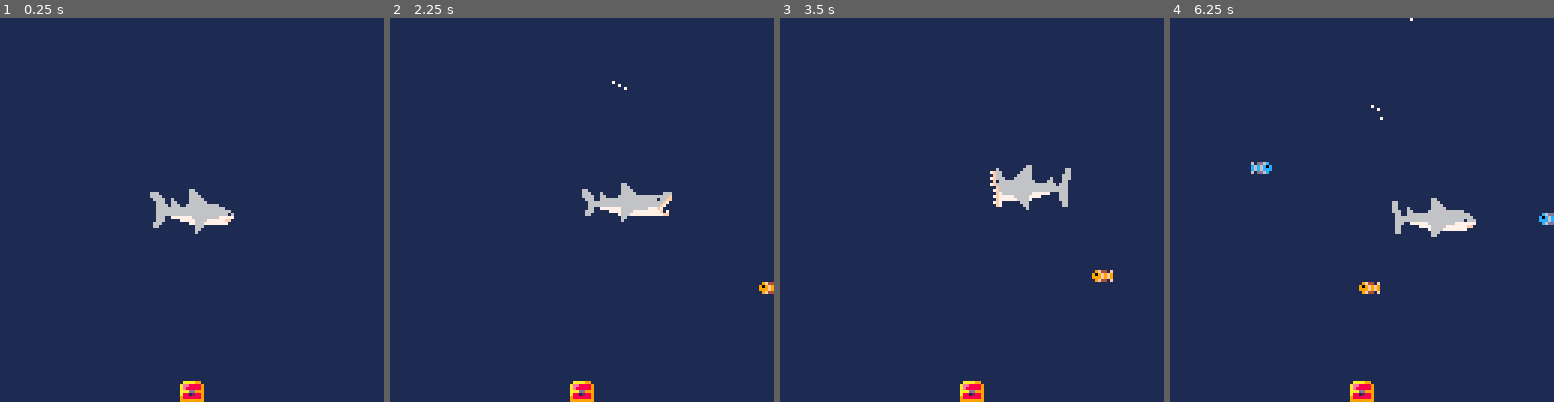
Above: before the commit, frames 1-4 (left to right).
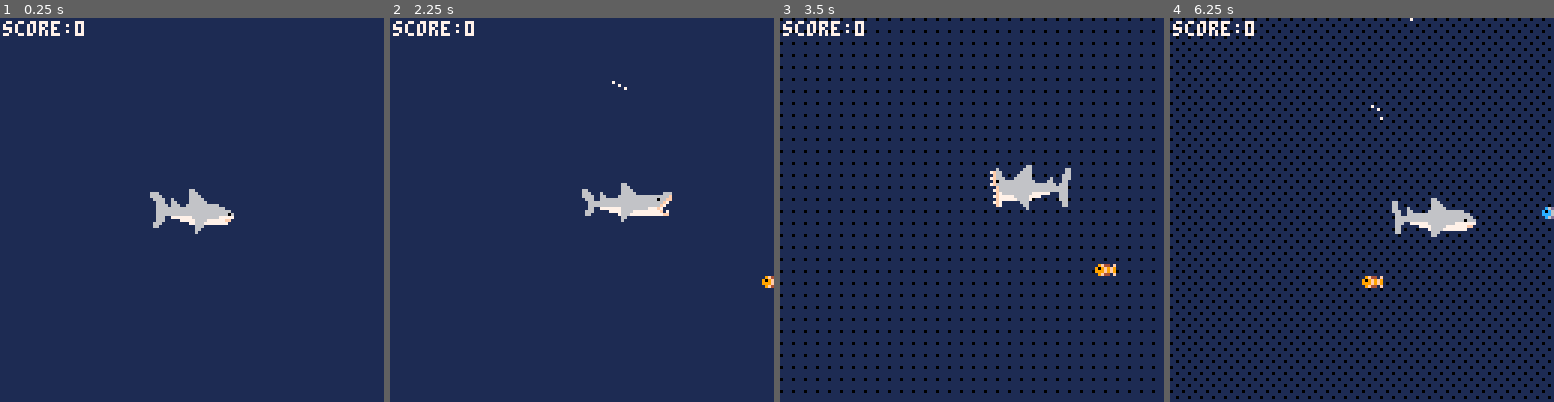
Above: after the commit, the same moments.

Repository: a2/shark-wars
Game: PICO-8 cartridge shark.p8
Same seed, same stepped clock (60 frames per second), same inputs: the game is played once before the commit and once after it.
Inputs:
- Up to frame 1 (0.25 s): no input
- Up to frame 2 (2.25 s): tap O (Z key) at 0.7, 1.7, 2.1 s; hold Right 1.6-2.1 s; hold Up from 2.15 s (still down)
- Up to frame 3 (3.5 s): release Up at 2.42 s; hold Right 2.47-3.03 s; tap O (Z key) at 2.5, 2.9, 3.3 s; hold Left from 3.08 s (still down)
- Up to frame 4 (6.25 s): release Left at 3.58 s; hold Down 3.63-3.97 s; tap O (Z key) every 0.4 s from 3.7 to 6.1 s; hold Right 4.02-4.68 s; hold Up 4.73-5.03 s; hold Left 5.08-5.68 s; hold Down 5.73-6.03 s; hold Right from 6.08 s (still down)

The runs differ from the first frame. In frame 1, 0.7% of the frame differs, in the area x 0-61%, y 0-100%; in frame 2, 0.8%; in frame 3, 7.1%; in frame 4, 13%, in the area x 0-100%, y 0-100%.

Commit message:
Increase depth over time and score on eating fish

Diff:
--- a/shark.p8
+++ b/shark.p8
@@ -4,22 +4,36 @@
 -- shark
 -- by a2
 local score
+local depth
+local depth_counter
 local game_objects
 
 function _init()
   --start score counter at zero
   score=0
+  --start depth at 1, counter at zero
+  depth=1
+  depth_counter=0
   --create the game objects
   game_objects={}
   --create initial objects
   make_shark(48,56)
-  make_treasure(60,120)
+  --make_treasure(60,120)
   make_fish_generator()
   --start the music
   music(0)
 end
 
 function _update()
+  depth_counter+=1
+  if depth_counter==2.5*30 then
+    depth+=1
+    depth_counter=0
+  end
+  if depth>=16 then
+    --game over
+  end
+
   --update all game objects
   local obj
   for obj in all(game_objects) do
@@ -31,37 +45,57 @@
 end
 
 function _draw()
+  pat={
+    0b1111111111111111,
+    0b0111111111111111,
+    0b0111111111011111,
+    0b0101111111011111,
+    0b0101111101011111,
+    0b0101101101011111,
+    0b0101101101011110,
+    0b0101101001011110,
+    0b0101101001011010,
+    0b0001101001011010,
+    0b0001101001001010,
+    0b0000101001001010,
+    0b0000101000001010,
+    0b0000001000001010,
+    0b0000001000001000,
+    0b0000000000000000,
+  }
+
   --clear the screen
-  cls(1)
-
-  --print game_objects count
-  --print("count: "..#game_objects,7)
+  fillp(pat[mid(1,depth,#pat)])
+  rectfill(0,0,128,128,0x10)
+  fillp()
 
   local obj
   for obj in all(game_objects) do
-    obj:draw()
-  end
+    if (obj.visible) obj:draw()
+  end
+
+  print("score:"..score,1,1,7)
 end
 -->8
 --makers
+function noop()
+end
+
 function make_game_object(name,x,y,props)
   local obj={
     name=name,
     x=x,
     y=y,
-    update=function(self)
-      --do nothing
-    end,
-    draw=function(self)
-      --don't draw anything
-    end,
+    visible=true,
+    update=noop,
+    draw=noop,
     draw_bounding_box=function(self,color)
       rect(self.x,self.y,self.x+self.width,self.y+self.height,color)
     end,
     center=function(self)
       return self.x+self.width/2,self.y+self.height/2
     end,
-    check_for_hit=function(self,other)
+    overlaps=function(self,other)
       return bounding_boxes_overlapping(self,other)
     end
   }
@@ -128,13 +162,21 @@
 
       --chomp
       if (self.chomp==0 and btn(4)) self.chomp=1
-      if (self.frame==0 and self.chomp==1) self.chomp=2
-      if self.frame==7 and self.chomp==2 then
+      if (self.chomp==1 and self.frame==0) self.chomp=2
+      if self.chomp==2 and self.frame==7 then
         --bubbles
         local mx,my=self:mouth()
         make_bubbles(3,mx,my)
         self.chomp=0
         sfx(0)
+
+        mouth={x=mx-2,y=my-2,width=4,height=4}
+        for_each_game_object("fish",function(fish)
+          if bounding_boxes_overlapping(mouth,fish) then
+            fish.finished=true
+            score+=1
+          end
+        end)
       end
     end,
     draw=function(self)
@@ -146,8 +188,8 @@
       local dx1=ternary(self.flipped,self.x+16,self.x)
       local dx2=ternary(self.flipped,self.x,self.x+16)
 
-      palt(0,0)
-      palt(1,1)
+      palt(0,false)
+      palt(1,true)
       sspr(sx,32,16,16,dx1,self.y,16,16,self.flipped,false)
       sspr(sx,sy,16,16,dx2,self.y,16,16,self.flipped,false)
       palt()
@@ -157,8 +199,8 @@
 
 function make_treasure(x,y)
   return make_game_object("treasure",x,y,{
-    width=16,
-    height=16,
+    width=8,
+    height=8,
     draw=function(self)
       spr(100,self.x,self.y)
     end
@@ -181,8 +223,8 @@
 function make_fish(x,y,flipped)
   local fish_dx=0.5
   return make_game_object("fish",x,y,{
-    width=8,
-    height=8,
+    width=7,
+    height=4,
     phase=rnd(1),
     flipped=flipped,
     sprite=rndb(96,99),
@@ -301,12 +343,12 @@
 11111111111111661111111111111661111111111111116611661111111111111116611111111111111661111111111111166111111111161111111111111166
 11111111111111611111111111111611111111111111116111111111111111111111111111111111111661111111111111111111111111161111111111111166
 11111111111111111111111111111111111111111111111111111111111111111111111111111111111111111111111111111111111111111111111111111111
-11111111111111111111111111111111000000000000000000000000000000000000000000000000000000000000000000000000000000000000000000000000
-111111111111111111111111111111110aaaa9900000000000000000000000000000000000000000000000000000000000000000000000000000000000000000
-1f144f91161dd6c1161336b1161dd6e1aee888890000000000000000000000000000000000000000000000000000000000000000000000000000000000000000
-19f9f9091c6c6c0c1b6b6b0b1e6e6e0eae8888890000000000000000000000000000000000000000000000000000000000000000000000000000000000000000
-19f9f9991c6c6ccc1b6b6bbb1e6e6eeeaaadd9990000000000000000000000000000000000000000000000000000000000000000000000000000000000000000
-1f144f91161dd6c1161336b1161dd6e1a88128890000000000000000000000000000000000000000000000000000000000000000000000000000000000000000
+f144f91161dd6c1161336b1161dd6e11000000000000000000000000000000000000000000000000000000000000000000000000000000000000000000000000
+9f9f9091c6c6c0c1b6b6b0b1e6e6e0e10aaaa9900000000000000000000000000000000000000000000000000000000000000000000000000000000000000000
+9f9f9991c6c6ccc1b6b6bbb1e6e6eee1aee888890000000000000000000000000000000000000000000000000000000000000000000000000000000000000000
+f144f91161dd6c1161336b1161dd6e11ae8888890000000000000000000000000000000000000000000000000000000000000000000000000000000000000000
+11111111111111111111111111111111aaadd9990000000000000000000000000000000000000000000000000000000000000000000000000000000000000000
+11111111111111111111111111111111a88128890000000000000000000000000000000000000000000000000000000000000000000000000000000000000000
 11111111111111111111111111111111988888890000000000000000000000000000000000000000000000000000000000000000000000000000000000000000
 11111111111111111111111111111111999999990000000000000000000000000000000000000000000000000000000000000000000000000000000000000000
 
